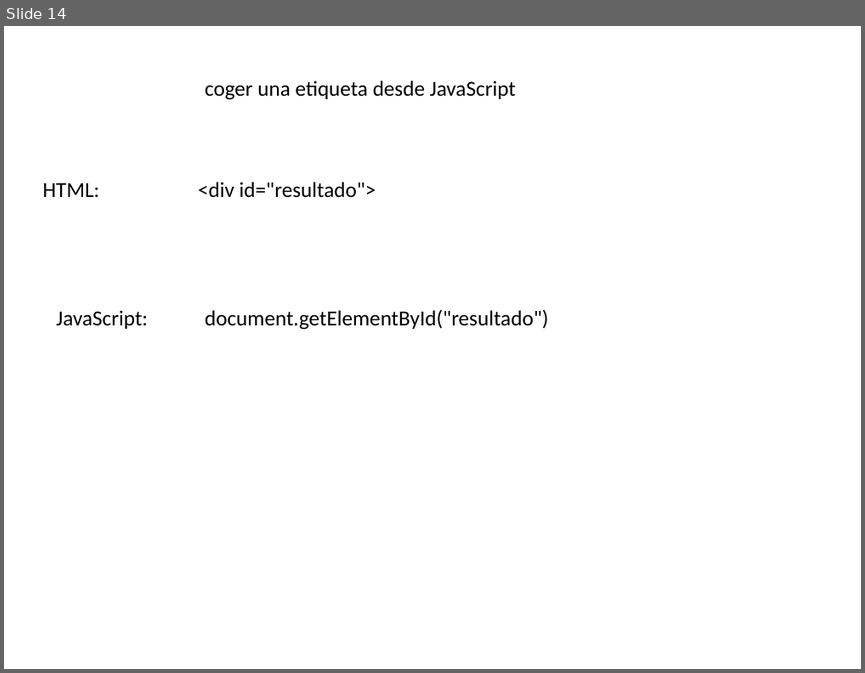
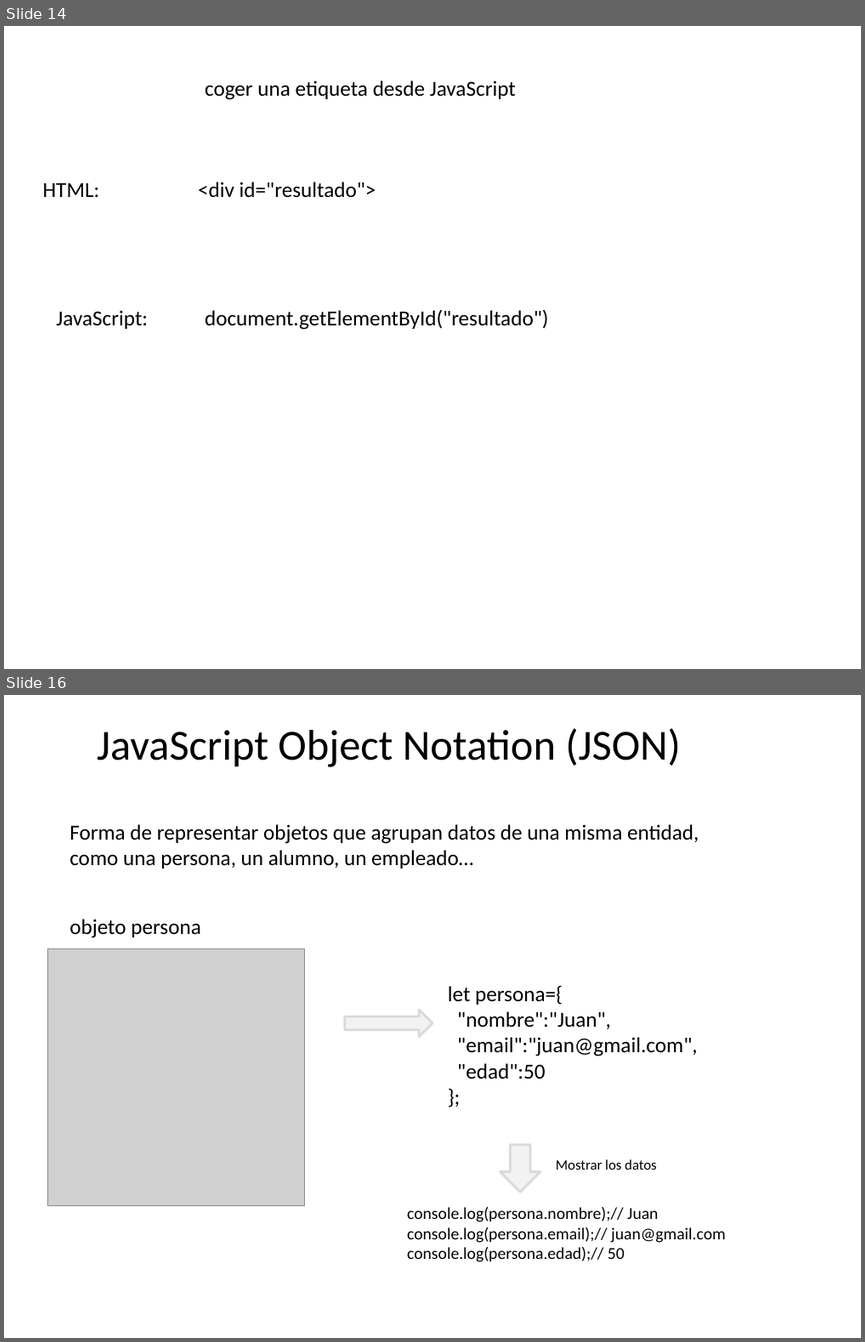
Before and after one commit to amartinsierra/javascript2025, a slide deck: pizarra.pptx. Shown one above the other, each under a label of ours: slide 14 before the commit, slides 14 and 16 after it; the slides between them are not shown. The pictures are 865x673 and 865x1342 pixels, drawn with LibreOffice and Linux fonts; fonts in the diff are those of the drawing; grey boxes stand for pictures. Boxes give left, top, right and bottom in pixels: in the first picture for what was removed or moved away, otherwise in the second. Text is boxed around its words. In the diff, an @@ line names an element or a change of style, - is before the commit and + after.

```diff
--- a/pizarra.pptx
+++ b/pizarra.pptx
@@ slide 16 added at [4,695,861,1338], background #FFFFFF @@
@@ text added at [97,728,681,767], 36 pt, text #000000 @@
+JavaScript Object Notation (JSON)
@@ text added at [69,824,698,868], 18 pt, text #000000 @@
+Forma de representar objetos que agrupan datos de una misma entidad, como una persona, un alumno, un empleado…
@@ text added at [69,919,201,938], 18 pt, text #000000 @@
+objeto persona
@@ picture added at [47,948,304,1205] @@
@@ text added at [448,985,697,1079], 18 pt, text #000000 @@
+let persona={
+"nombre":"Juan",
+"email":"juan@gmail.com",
+"edad":50
+};
@@ right arrow added at [345,1009,432,1036], fill #F2F2F2, outline #D9D9D9 2 pt @@
@@ down arrow added at [500,1145,540,1192], fill #F2F2F2, outline #D9D9D9 2 pt @@
@@ text added at [556,1159,657,1169], 12 pt, text #000000 @@
+Mostrar los datos
@@ text added at [407,1207,726,1262], 14 pt, text #000000 @@
+console.log(persona.nombre);// Juan
+console.log(persona.email);// juan@gmail.com
+console.log(persona.edad);// 50
```
Also in this commit, not shown: 8 other slides added.
